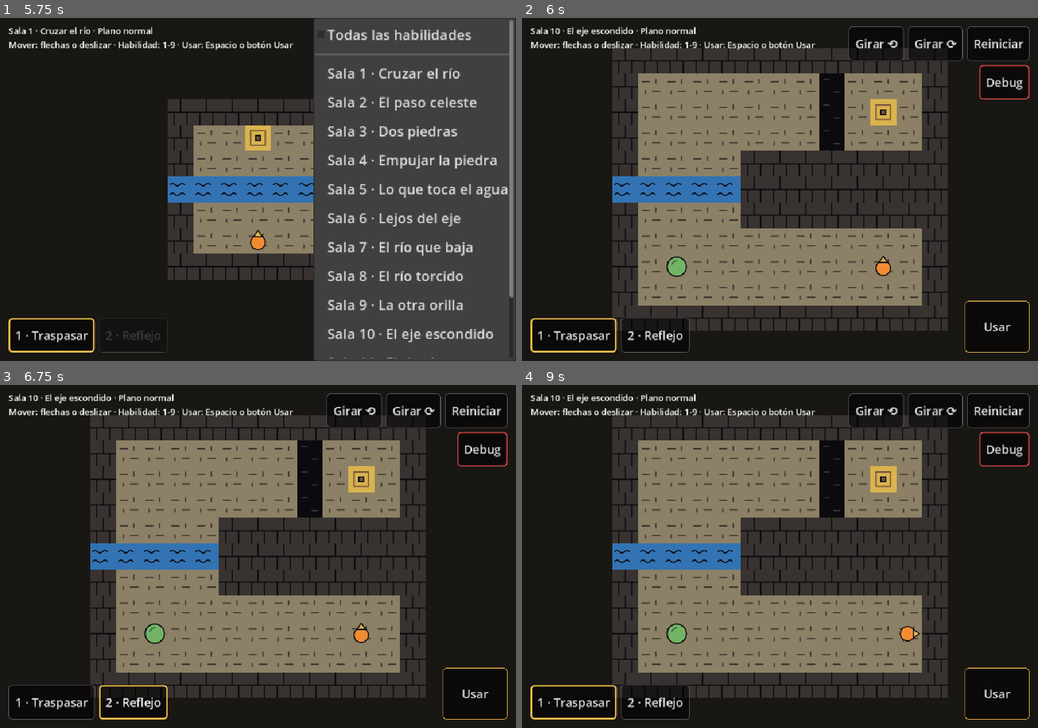
Above: before the commit, frames 1-4 (two rows, left to right).
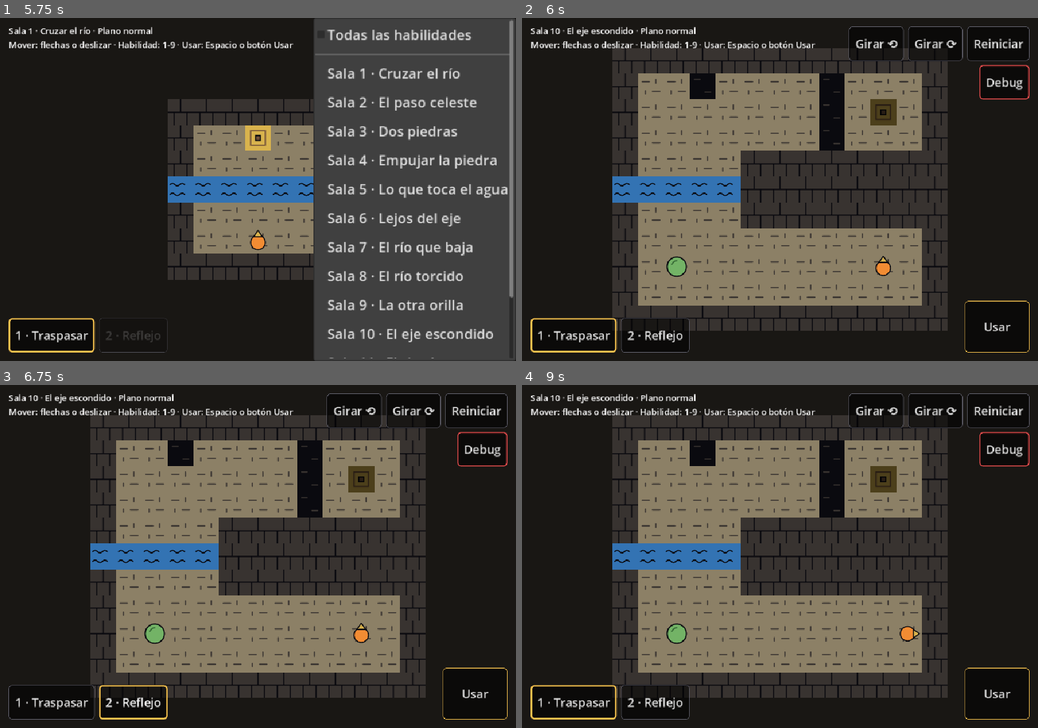
Above: after the commit, the same moments.

Repository: AngeloCS19/Juego
Game: Godot game, scene res://main.tscn
Two runs of this game, one before a commit and one after it. Both use one fixed random seed, a clock stepped at 60 frames per second and the inputs below.
Inputs (mouse positions are in pixels of both pictures, inside the frame that each line leads up to):
- Up to frame 1 (5.75 s): click "Reiniciar" at 0.5 s; click "Reiniciar" at 1.25 s; click "Reiniciar" at 2 s; click "1 · Traspasar" at 2.75 s; click "Girar ⟲" at 3.5 s; click "Girar ⟳" at 4.25 s; click "Debug" at 5 s
- Up to frame 2 (6 s): click "Usar" at 5.75 s
- Up to frame 3 (6.75 s): click "2 · Reflejo" at 6.5 s
- Up to frame 4 (9 s): tap Enter at 7.25, 8.75 s; move the mouse to (893, 539) at 7.27 s; hold Right 7.28-8.03 s; tap R at 7.35, 8.1 s; click (893, 539) at 7.42 s; tap Space at 7.52, 8, 8.27 s; move the mouse to (676, 573) at 8.02 s; hold Down 8.03-8.78 s; move the mouse to (831, 481) at 8.77 s; hold Right from 8.78 s (still down); tap 1 at 8.85 s

Frame 1 is identical in both runs. In frame 2, 0.8% of the frame differs, in the area x 32-73%, y 16-32%; in frame 3, 0.8%; in frame 4, 0.8%.

Commit message:
Salas: prendas de Narciso en cuatro salas, solo en el plano espiritual
Co-Authored-By: Claude Opus 5.5 (1M context) <noreply@anthropic.com>
Claude-Session: https://claude.ai/code/session_01QNBHx1TncRg12kocjdi3BF

Diff:
--- /dev/null
+++ b/assets/sprites/prenda_cinto.svg
@@ -0,0 +1 @@
+<svg xmlns="http://www.w3.org/2000/svg" width="64" height="64" viewBox="0 0 64 64"><g stroke="#0a0a0f" stroke-width="3" stroke-linejoin="round"><rect x="4" y="24" width="56" height="16" rx="4" fill="#8a4fb0"/><rect x="24" y="20" width="16" height="24" rx="3" fill="#e8c45a"/><rect x="29" y="27" width="6" height="10" fill="#8a4fb0"/></g></svg>
--- /dev/null
+++ b/assets/sprites/prenda_corona.svg
@@ -0,0 +1 @@
+<svg xmlns="http://www.w3.org/2000/svg" width="64" height="64" viewBox="0 0 64 64"><circle cx="32" cy="32" r="18" fill="none" stroke="#4f8a3a" stroke-width="5"/><g stroke="#0a0a0f" stroke-width="2.5"><g fill="#f7f4ea"><circle cx="32" cy="12" r="7"/><circle cx="52" cy="32" r="7"/><circle cx="32" cy="52" r="7"/><circle cx="12" cy="32" r="7"/></g><g fill="#f2c230"><circle cx="32" cy="12" r="3"/><circle cx="52" cy="32" r="3"/><circle cx="32" cy="52" r="3"/><circle cx="12" cy="32" r="3"/></g></g></svg>
--- /dev/null
+++ b/assets/sprites/prenda_sandalias.svg
@@ -0,0 +1 @@
+<svg xmlns="http://www.w3.org/2000/svg" width="64" height="64" viewBox="0 0 64 64"><g stroke="#0a0a0f" stroke-width="3" stroke-linejoin="round"><rect x="12" y="12" width="15" height="40" rx="7" fill="#b07a45"/><rect x="37" y="12" width="15" height="40" rx="7" fill="#b07a45"/><g fill="none" stroke="#e8c45a" stroke-width="4"><path d="M12 24h15M12 38h15M37 24h15M37 38h15"/></g></g></svg>
--- /dev/null
+++ b/assets/sprites/prenda_tunica.svg
@@ -0,0 +1 @@
+<svg xmlns="http://www.w3.org/2000/svg" width="64" height="64" viewBox="0 0 64 64"><path d="M22 8h20l14 12-8 8-4-4v32H20V24l-4 4-8-8z" fill="#f2efe4" stroke="#0a0a0f" stroke-width="3" stroke-linejoin="round"/><path d="M20 50h24" stroke="#e8c45a" stroke-width="5"/></svg>
--- a/salas/rio_05.json
+++ b/salas/rio_05.json
@@ -2,7 +2,7 @@
 	"nombre": "Lejos del eje",
 	"mapa": [
 		"#########",
-		"#...E...#",
+		"##.#E...#",
 		"#vvvvvvv#",
 		"#.......#",
 		"#.......#",
@@ -17,5 +17,6 @@
 	"piedras": [
 		{ "pos": [4, 7] }
 	],
-	"solucion": "UURRDEFUPUUUUU"
+	"prenda": { "nombre": "sandalias", "pos": [2, 1] },
+	"solucion": "RRRULEEULDEFUPUUUUUDDDDDDDLPREEUURPUUUUU"
 }
--- a/salas/rio_08.json
+++ b/salas/rio_08.json
@@ -5,7 +5,7 @@
 		"##E#..~.....#",
 		"##v#..~.....#",
 		"#.....~.....#",
-		"#.....~.....#",
+		"#..v..~.....#",
 		"#.....~.....#",
 		"#.....~.....#",
 		"#############"
@@ -15,5 +15,6 @@
 	"piedras": [
 		{ "pos": [9, 5] }
 	],
-	"solucion": "DRRRPRRRPEDRUEEEFLLLPLLLLLUU"
+	"prenda": { "nombre": "cinto", "pos": [3, 4] },
+	"solucion": "DDRRRPRRRRPUEFLULPLLLLRRRRRPEDRUEELLLPLLLLLUU"
 }
--- a/salas/rio_10.json
+++ b/salas/rio_10.json
@@ -9,7 +9,7 @@
 		"~~~~~~~v~~~~~~~",
 		"#...~..v......#",
 		"#...~..v......#",
-		"#...~..vvvvvvv#",
+		"#.v.~..vvvvvvv#",
 		"#...~..v.E....#",
 		"###############"
 	],
@@ -22,5 +22,6 @@
 		{ "pos": [2, 2] },
 		{ "pos": [12, 3] }
 	],
-	"solucion": "RRDLEFRPRRRRRDDRRRRPUEFDPDDDDDLLL"
+	"prenda": { "nombre": "corona", "pos": [2, 8] },
+	"solucion": "DDRUFDPDDDDUUUUUURPLERPRRRRRDDRRRRPUEFDPDDDDDLLL"
 }
--- a/salas/rio_12.json
+++ b/salas/rio_12.json
@@ -2,7 +2,7 @@
 	"nombre": "El eje escondido",
 	"mapa": [
 		"#############",
-		"#.......v...#",
+		"#..v....v...#",
 		"#.......v.E.#",
 		"#.......v...#",
 		"#....########",
@@ -18,5 +18,6 @@
 	"piedras": [
 		{ "pos": [2, 8] }
 	],
-	"solucion": "ULLLLLLLLLDREEEEEEFULLLUPUUUURRRRRR"
+	"prenda": { "nombre": "tunica", "pos": [3, 1] },
+	"solucion": "ULLLLLLLLDELDREFUUURPUUUUUDDDDDDDDLPREEEEEUULLLUPUUUUURRRRRDR"
 }
--- a/scripts/main.gd
+++ b/scripts/main.gd
@@ -36,6 +36,7 @@
 var _empuje := 0.0  # cuánto tiempo lleva sostenida la dirección hacia una piedra
 var _tween_giro: Tween
 var _todas_habilidades := false  # modo debug: todas las habilidades en cualquier sala
+var prendas: Array[String] = []  # prendas de Narciso que el jugador ya sacó de su sala
 
 @onready var pivote: Node2D = $Pivote
 @onready var etiqueta: Label = $Interfaz/Etiqueta
@@ -138,6 +139,7 @@
 	sala.completada.connect(_on_sala_completada)
 	sala.plano_cambiado.connect(_on_plano_cambiado)
 	sala.caida.connect(_on_caida)
+	sala.prenda_recogida.connect(_on_prenda_recogida)
 	pivote.add_child(sala)
 	var todas := ["traspasar", "reflejo"]
 	barra.configurar(todas if _todas_habilidades else sala.datos.get("habilidades", todas))
@@ -253,6 +255,8 @@
 	RenderingServer.set_default_clear_color(FONDO_ESPIRITUAL if espiritual else FONDO_NORMAL)
 	etiqueta.text = "Sala %d · %s · Plano %s\nMover: flechas o deslizar · Habilidad: 1-9 · Usar: Espacio o botón Usar" % [
 		indice + 1, sala.datos["nombre"], "espiritual" if espiritual else "normal"]
+	if not prendas.is_empty():
+		etiqueta.text += "\nPrendas de Narciso: %d de 4" % prendas.size()
 	if _todas_habilidades:
 		etiqueta.text += "\nDEBUG: todas las habilidades"
 
@@ -261,7 +265,14 @@
 	etiqueta.text += "\nCaíste: volviste al plano normal sobre el vacío o el agua."
 
 
+func _on_prenda_recogida(nombre: String) -> void:
+	etiqueta.text += "\nEncontraste una prenda de Narciso: %s." % nombre
+
+
 func _on_sala_completada() -> void:
+	# La prenda cuenta al salir de la sala: si el jugador cae y la sala se reinicia, hay que recogerla otra vez.
+	if sala.datos.has("prenda") and not sala.datos["prenda"]["nombre"] in prendas:
+		prendas.append(sala.datos["prenda"]["nombre"])
 	indice += 1
 	if indice < SALAS.size():
 		_cargar_sala.call_deferred()  # diferido: la sala que avisa todavía está ejecutando su código
--- a/scripts/sala.gd
+++ b/scripts/sala.gd
@@ -10,6 +10,7 @@
 signal completada
 signal plano_cambiado(espiritual: bool)
 signal caida
+signal prenda_recogida(nombre: String)
 
 const TAM := 48.0  # píxeles por casilla
 
@@ -26,6 +27,12 @@
 const TEX_PIEDRA := preload("res://assets/sprites/piedra.svg")
 const TEX_PIEDRA_FIJA := preload("res://assets/sprites/piedra_fija.svg")
 const TEX_JUGADOR := preload("res://assets/sprites/jugador.svg")
+const TEX_PRENDA := {
+	"sandalias": preload("res://assets/sprites/prenda_sandalias.svg"),
+	"cinto": preload("res://assets/sprites/prenda_cinto.svg"),
+	"tunica": preload("res://assets/sprites/prenda_tunica.svg"),
+	"corona": preload("res://assets/sprites/prenda_corona.svg"),
+}
 # shortcut: un solo anillo (reflexión); cuando haya más transformaciones, que cada una elija el suyo.
 const TEX_ANILLO_REFLEJO := preload("res://assets/sprites/anillo_reflejo.svg")
 # Solo para dibujar la salida fantasma del plano espiritual.
@@ -41,6 +48,7 @@
 var piedras: Array[Dictionary] = []  # cada una: {"pos": Vector2i, "fija": bool, "flota": bool, "marcada": bool}
 var mirando := Vector2i.UP  # hacia dónde mira el jugador (la casilla que apuntan las habilidades)
 var espiritual := false
+var prenda_tomada := true  # false mientras la sala tenga una prenda de Narciso sin recoger
 static var _siluetas := {}  # sprite -> su silueta blanca, se calcula una vez
 
 
@@ -60,6 +68,7 @@
 func reiniciar() -> void:
 	jugador = _vec(datos["jugador"])
 	mirando = Vector2i.UP
+	prenda_tomada = not datos.has("prenda")
 	piedras.clear()
 	for p in datos.get("piedras", []):
 		piedras.append({"pos": _vec(p["pos"]), "fija": p.get("fija", false), "flota": false, "marcada": false})
@@ -95,7 +104,12 @@
 func _avanzar(dir: Vector2i) -> void:
 	jugador += dir
 	queue_redraw()
-	if celda(jugador) == "E":
+	# Las prendas son de un espíritu: solo se ven y se recogen en el plano espiritual.
+	if espiritual and not prenda_tomada and jugador == _vec(datos["prenda"]["pos"]):
+		prenda_tomada = true
+		prenda_recogida.emit(datos["prenda"]["nombre"])
+	# La salida queda sellada hasta recoger la prenda de la sala.
+	if celda(jugador) == "E" and prenda_tomada:
 		completada.emit()
 
 
@@ -215,7 +229,8 @@
 			if espiritual:
 				_dibujar_casilla_espiritual(c)
 			else:
-				draw_texture_rect(TEX_CASILLA[celda(c)], _rect(c), false)
+				var sellada := celda(c) == "E" and not prenda_tomada
+				draw_texture_rect(TEX_CASILLA[celda(c)], _rect(c), false, Color(0.35, 0.35, 0.35) if sellada else Color.WHITE)
 	if espiritual:
 		for t in transformaciones:
 			t.dibujar(self, TAM, tamano, CELESTE)
@@ -235,6 +250,8 @@
 		draw_texture_rect(TEX_PIEDRA_FIJA if p["fija"] else TEX_PIEDRA, r, false)
 		if p["marcada"]:
 			draw_texture_rect(TEX_ANILLO_REFLEJO, r, false)
+	if espiritual and not prenda_tomada:
+		draw_texture_rect(TEX_PRENDA[datos["prenda"]["nombre"]], _rect(_vec(datos["prenda"]["pos"])).grow(-4), false)
 	# El sprite del jugador apunta hacia arriba: se gira hacia donde mira.
 	draw_set_transform(_centro(jugador), Vector2(mirando).angle() + PI / 2)
 	var lado_j := TAM * 0.9
@@ -254,6 +271,6 @@
 		"^":
 			draw_rect(r, Color(COLOR_LAVA, 0.25))
 		"E":
-			draw_rect(r.grow(-4), Color(COLOR_SALIDA, 0.6), false, 2.0)
+			draw_rect(r.grow(-4), Color(COLOR_SALIDA, 0.6 if prenda_tomada else 0.2), false, 2.0)
 	if celda(c) != "v":
 		draw_rect(r, Color(CELESTE, 0.25), false, 1.0)
--- a/tests/test_reflexion.gd
+++ b/tests/test_reflexion.gd
@@ -37,6 +37,10 @@
 	# La lava no se sobrevuela en el plano espiritual; se cruza sobre una piedra hundida.
 	_igual(_jugar("rio_11.json", "PRRRR").sala.jugador, Vector2i(4, 1), "la lava bloquea en el plano espiritual")
 	_igual(_jugar("rio_11.json", "DDDREEE").sala.piedras[0]["flota"], true, "una piedra empujada a la lava flota")
+	# La salida queda sellada hasta recoger la prenda, que solo se toma en el plano espiritual.
+	_igual(_jugar("rio_05.json", "UURRDEFUPUUUUU").completada, false, "sin la prenda la salida no se abre")
+	var con_prenda := _jugar("rio_05.json", "RRRULEEULDEFUPUUUUU")
+	_igual(con_prenda.sala.prenda_tomada, true, "la prenda se recoge en el plano espiritual")
 	# Marcar dos veces la desmarca.
 	_igual(_jugar("rio_01.json", "RRUFFPUUUU").completada, false, "Reflejo dos veces desmarca la piedra")
 	# En la sala 1 Reflejo no está disponible.
Not shown, changed: README.md
Not shown, changed: docs/sprites.md
